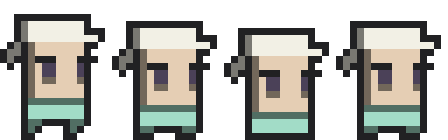
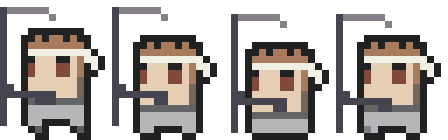
Layers edited between the first and the second 448 × 140 image:
removed layer "farmer_right" over [0, 14, 441, 140]
added layer "Layer 1 copy" above "Layer 1" over [0, 7, 441, 140]
